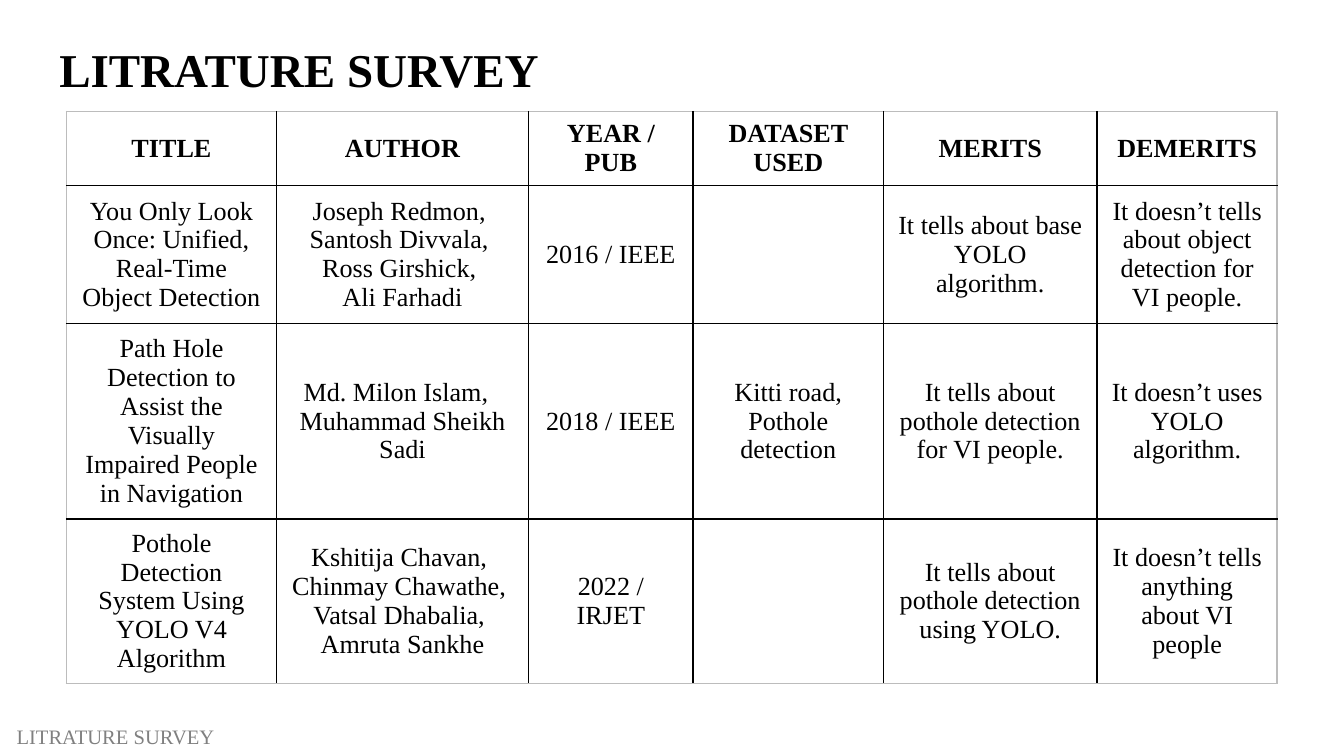
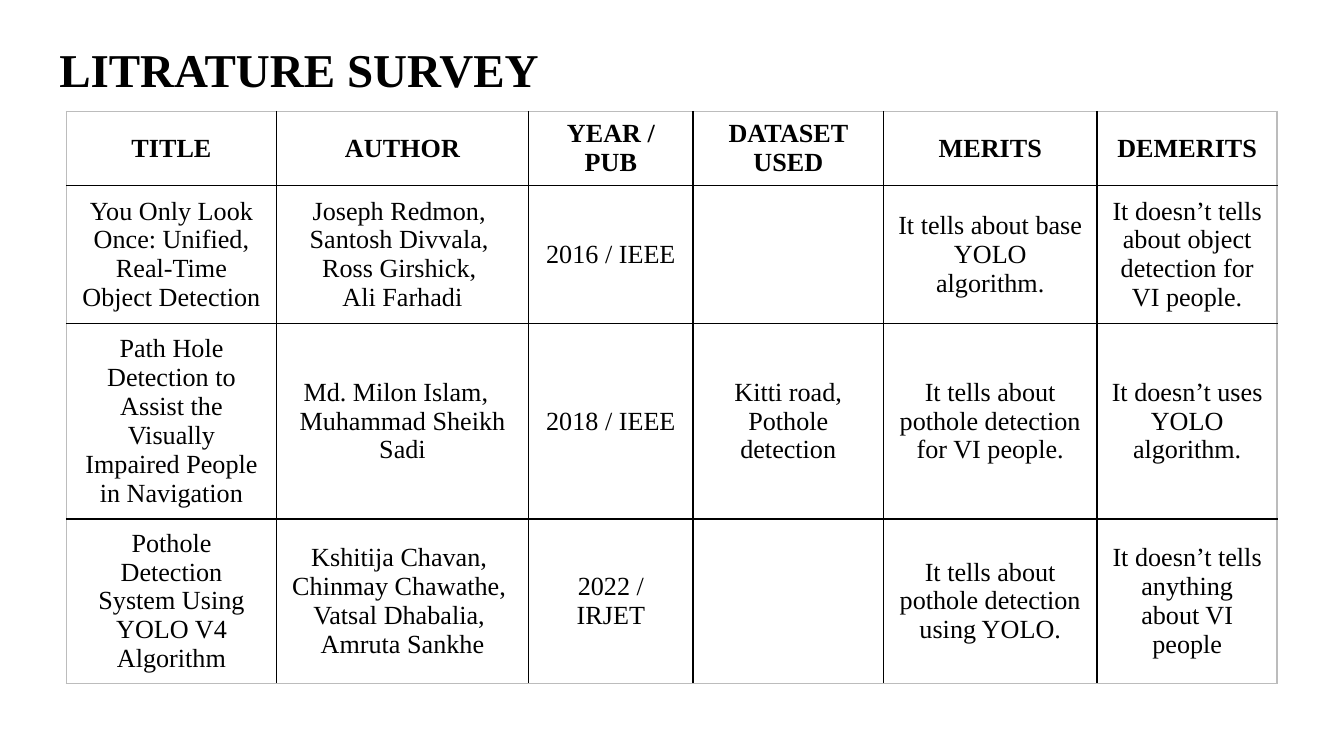
Before and after one commit to balajivijay-tech/project-blindly, a slide deck: slide 5 of presentation 1/POTHOLE DETECTION FOR VISUALLY IMPAIRED USING YOLO V1.pptx. Drawn at 1344x756 pixels with LibreOffice and Linux fonts; fonts in the diff are those of the drawing. Boxes give left, top, right and bottom in pixels: in the first picture for what was removed or moved away, otherwise in the second. Text is boxed around its words. In the diff, an @@ line names an element or a change of style, - is before the commit and + after.

```diff
--- a/presentation 1/POTHOLE DETECTION FOR VISUALLY IMPAIRED USING YOLO V1.pptx
+++ b/presentation 1/POTHOLE DETECTION FOR VISUALLY IMPAIRED USING YOLO V1.pptx
@@ text removed at (17, 730, 215, 744) @@
-LITRATURE SURVEY
```
Also in this commit, not shown: 11 other slides changed.
